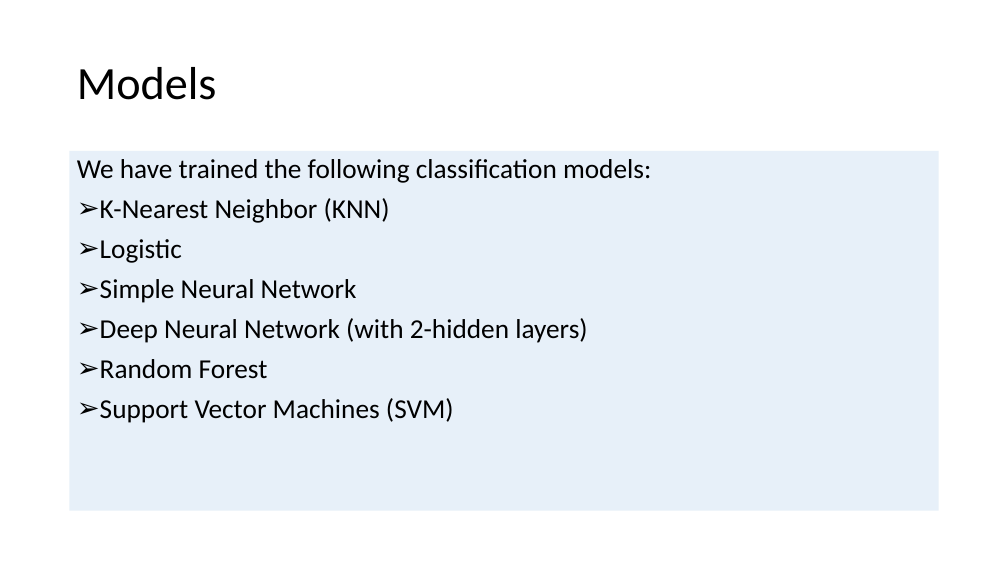
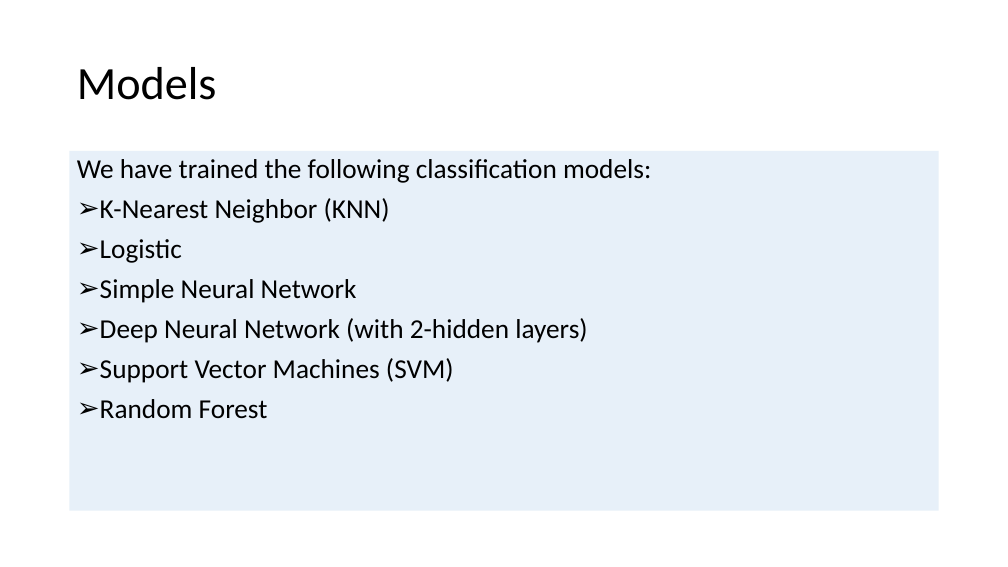
Before and after one commit to allidoiswen/GhostMode, a slide deck: slide 5 of Credit_Card_Fraud_Presentation.pptx (slide 4 before the commit). Drawn at 1008x567 pixels with LibreOffice and Linux fonts; fonts in the diff are those of the drawing; background and template pictures are left out. Boxes give left, top, right and bottom in pixels: in the first picture for what was removed or moved away, otherwise in the second. Text is boxed around its words. In the diff, an @@ line names an element or a change of style, - is before the commit and + after.

```diff
--- a/Credit_Card_Fraud_Presentation.pptx
+++ b/Credit_Card_Fraud_Presentation.pptx
@@ text at [100, 358, 454, 383]: paragraph added @@
+➢ Support Vector Machines (SVM)
@@ text at [100, 398, 454, 423]: paragraph removed @@
-➢ Support Vector Machines (SVM)
```
Also in this commit, not shown: 7 other slides changed, 2 slides added, 4 slides removed.
